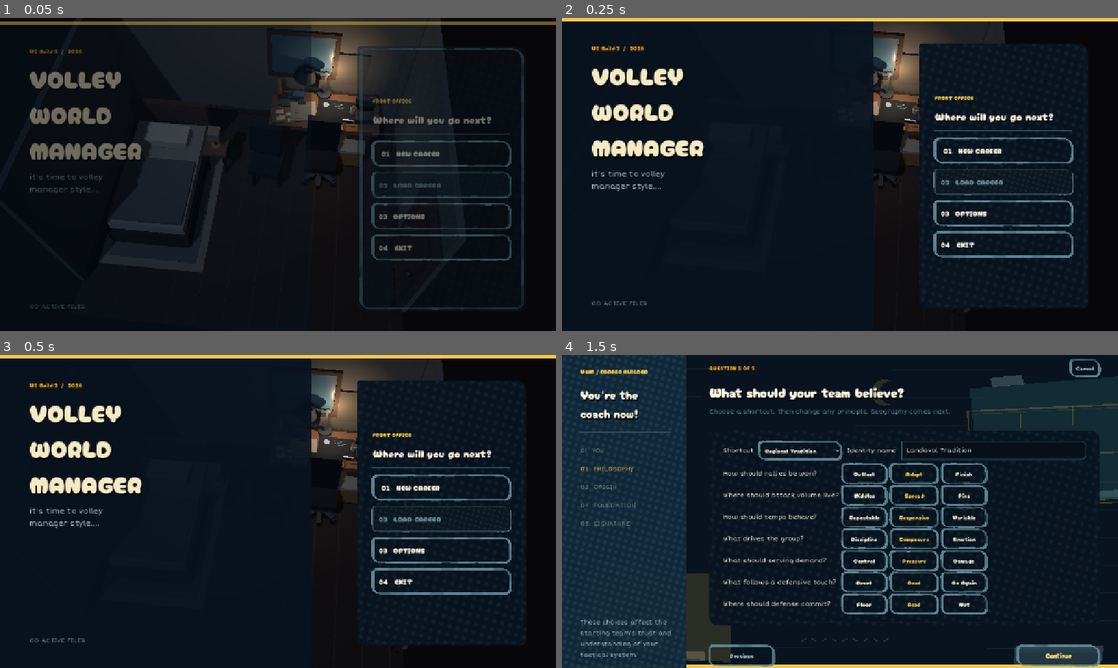
Above: before the commit, frames 1-4 (two rows, left to right).
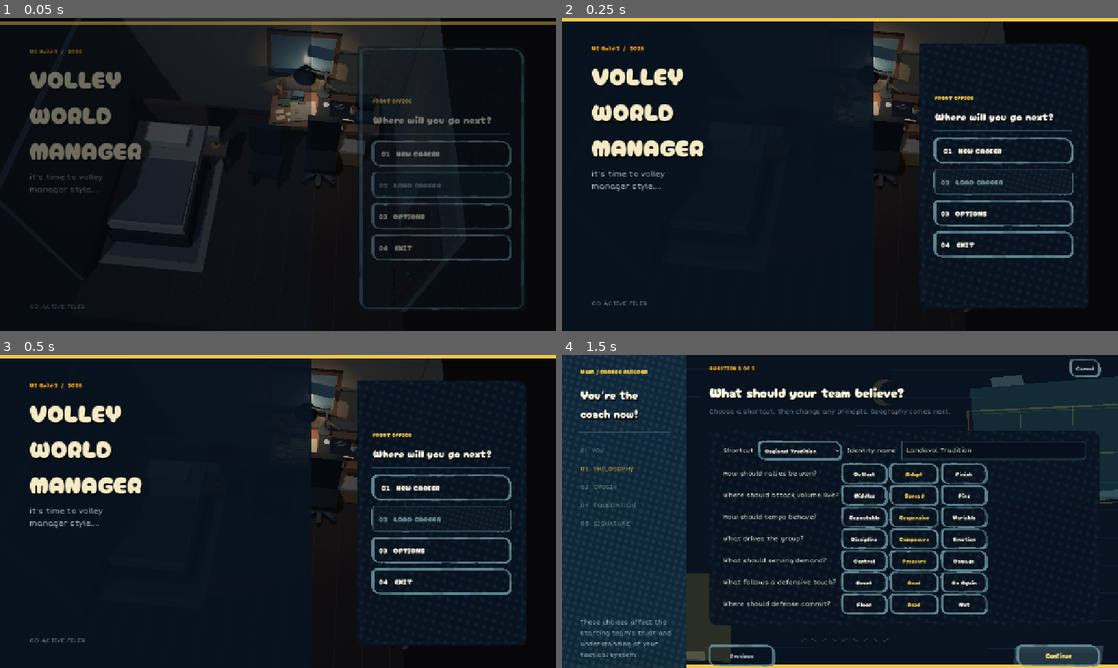
Above: after the commit, the same moments.

Repository: iracarranza/volley-world-manager
Game: Godot game, scene res://scenes/application.tscn
Two runs of this game, one before a commit and one after it. Both use one fixed random seed, a clock stepped at 60 frames per second and the inputs below.
Inputs:
- Up to frame 1 (0.05 s): no input
- Up to frame 2 (0.25 s): no input
- Up to frame 3 (0.5 s): no input
- Up to frame 4 (1.5 s): click "01 NEW CAREER" at 0.5 s; click "Continue" at 1.25 s

The runs differ from the first frame. In frame 1, 2.6% of the frame differs, in the area x 48-68%, y 4-37%; in frame 2, 1.7%; in frame 3, 1.8%; in frame 4, nothing differs.

Commit message:
Desk iteration 10: move lamp light beneath articulated shade

Diff:
--- a/scenes/office/canonical_office_low_poly.tscn
+++ b/scenes/office/canonical_office_low_poly.tscn
@@ -36,7 +36,7 @@
 shadow_enabled = false
 
 [node name="DeskLampLight" type="OmniLight3D" parent="."]
-position = Vector3(1.13, 1.34, -1.70)
+position = Vector3(0.69, 1.28, -1.70)
 light_color = Color(1.0, 0.80, 0.60, 1)
 light_energy = 0.29
 omni_range = 1.22
